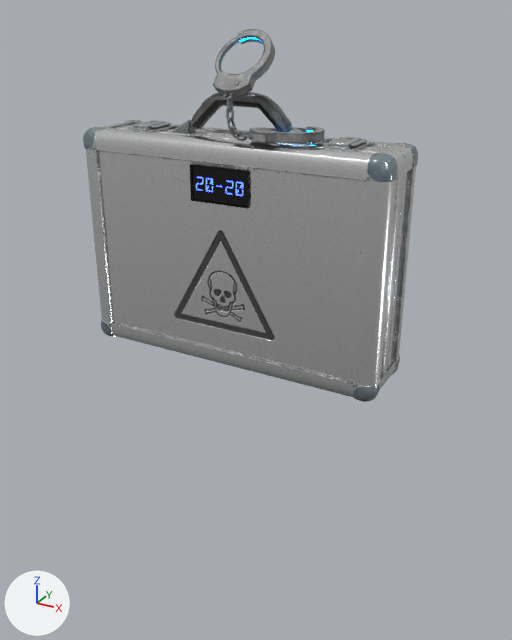
One commit to the Blender file blend/uugui_briefcase/Briefcase.blend: the scene before it, then after it.
The view is the same before and after, from a 50 mm lens placed at (0.461, -0.799, 0.465), pointed at (0.02, 0.005, 0.063). Lighting does not change. The marker at lower left points along +X, +Y and +Z.

In view in the first picture: 'Case', 'Chain.001', 'Chain.002', 'Chain.003', 'Chain.004', 'Chain.005', 'Display', 'Handcuff', 'Handcuff.001', 'Handle', 'Lock'.
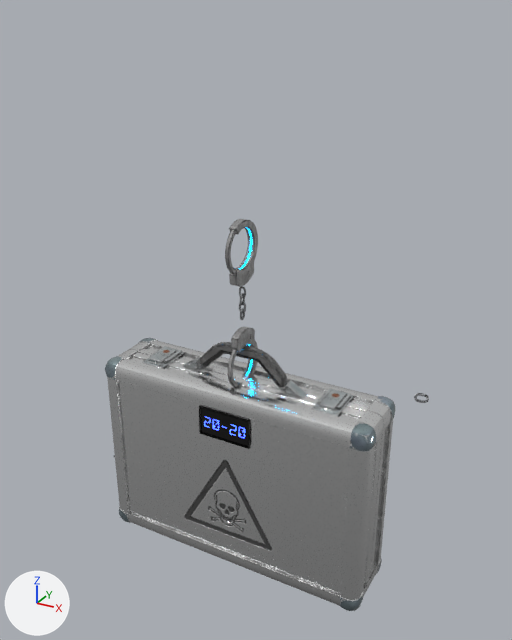
ob_beziercurve is not drawn itself; it is used by a modifier of ob_chain_001, ob_chain_002, ob_chain_003, ob_chain_004, ob_chain_005.

Where the newer file only moved an object's origin or applied its transform, the numbers keep the older frame.

Edits to the bpy script that builds the scene:
```text
Change me_cylinder_001:
    where me_cylinder_001.from_pydata(...)  # 266 vertices, 266 faces; spans x -0.0053..0.0053, y -0.0379..0.0377, z -0.0503..0.0419
    used by ob_handcuff; location = (0.007, -0.004, 0.408); rotation_euler = (-0.0144, -0.765, -1.626), in degrees (-0.8, -44, -93)
    me_cylinder_001 part 1: the whole mesh is moved by (0.0, 0.0, 0.1677)
Change cu_beziercurve_001:
    where _sp = cu_beziercurve_001.splines.new('BEZIER'); _sp.bezier_points.add(2)
    remove _sp.bezier_points.foreach_set('co', [-0.000678, -0.000112, 0.000194, -0.0283, 0.0118, -0.0344, -0.0276, 0.0337, -0.0356])
    remove _sp.bezier_points.foreach_set('handle_left', [0.0101, -0.00476, 0.0137, -0.0219, -0.00229, -0.0254, -0.0278, 0.0251, -0.0351])
    remove _sp.bezier_points.foreach_set('handle_right', [-0.0115, 0.00454, -0.0133, -0.0313, 0.0185, -0.0388, -0.0273, 0.0422, -0.036])
    add _sp.bezier_points.foreach_set('co', [0.0, 0.0, 0.000194, 0.0, 0.0, -0.0344, 0.0, 0.0, -0.0712])
    add _sp.bezier_points.foreach_set('handle_left', [0.0, 0.0, 0.0137, 0.0, 0.0, -0.0209, 0.0, 0.0, -0.0568])
    add _sp.bezier_points.foreach_set('handle_right', [0.0, 0.0, -0.0133, 0.0, 0.0, -0.0488, 0.0, 0.0, -0.0855])
    where _sp = cu_beziercurve_001.splines.new('BEZIER'); _sp.bezier_points.add(2)
    remove _sp.bezier_points.foreach_set('tilt', [-0.437, 0.0, 1.223])
    add _sp.bezier_points.foreach_set('tilt', [1.571, 1.571, 1.571])
Change ob_beziercurve:
    remove ob_beziercurve.matrix_parent_inverse = Matrix(((1.0, 0.0, 0.0, -0.00705), (0.0, 1.0, 0.0, 0.00423), (0.0, 0.0, 1.0, -0.463), (0.0, 0.0, 0.0, 1.0)))
    ob_beziercurve.location: (0.00737, -0.00105, 0.411) -> (0.000318, 0.00318, 0.116)
Change ob_case:
    ob_case.location: (0.0, 0.0, 0.0) -> (0.0, 0.0, -0.349)
Change ob_handcuff:
    ob_handcuff.location: (0.007, -0.004, 0.408) -> (-0.003, 0.0, -0.003)
    ob_handcuff.rotation_euler: (-0.0144, -0.765, -1.626) -> (0.00412, 0.0134, 0.0016)  # degrees (-0.8, -44, -93) -> degrees (0.2, 0.8, 0.1)
Change ob_chain_002:
    ob_chain_002.location: (0.00737, -0.00105, 0.366) -> (0.0, 0.0, 0.0)
Change ob_chain_003:
    ob_chain_003.location: (0.00737, -0.00105, 0.377) -> (0.0, 0.0, 0.0)
Change ob_chain_004:
    ob_chain_004.location: (0.00737, -0.00105, 0.389) -> (0.0, 0.0, 0.0)
Change ob_chain_005:
    ob_chain_005.location: (0.00737, -0.00105, 0.4) -> (0.0, 0.0, 0.0)
Change ob_handcuff_001:
    ob_handcuff_001.location: (0.073, -0.006, 0.325) -> (0.0, 0.0, 0.002)
    ob_handcuff_001.rotation_euler: (0.829, 1.548, -1.54) -> (0.00263, 0.0, 0.0)  # degrees (47, 89, -88) -> degrees (0.2, 0, 0)
```

Changed parts and their boxes (x1, y1, x2, y2) in the pictures (512 x 640 px):
'Case', moved
    before: (83, 120, 418, 402)
    after: (105, 338, 395, 611)
'Display', moved
    before: (190, 164, 249, 208)
    after: (199, 406, 250, 449)
'Handcuff', moved, turned
    before: (213, 29, 275, 97)
    after: (225, 219, 258, 286)
'Handle', moved
    before: (192, 92, 292, 132)
    after: (201, 342, 287, 388)
'Lock', moved
    before: (126, 120, 370, 151)
    after: (142, 346, 354, 416)
'Handcuff.001', moved, turned
    before: (249, 126, 325, 143)
    after: (228, 327, 258, 388)
'Handle Support', moved
    before: (171, 120, 316, 145)
    after: (182, 357, 308, 398)
'Chain', reshaped
    before: (242, 134, 253, 138)
    after: (414, 393, 429, 403)
'Chain.005', reshaped, moved, turned
    before: (227, 98, 233, 113)
    after: (239, 286, 246, 298)
'Chain.004', reshaped, moved, turned
    before: (226, 107, 234, 122)
    after: (240, 293, 245, 305)
'Chain.003', reshaped, moved, turned
    before: (227, 117, 236, 132)
    after: (239, 301, 246, 313)
'Chain.002', reshaped, moved, turned
    before: (230, 126, 240, 138)
    after: (240, 308, 245, 320)
'Chain.001', reshaped (not visible afterwards)
    before: (235, 132, 248, 141)
'Chain.006', reshaped (not visible afterwards)
    before: (224, 93, 234, 101)
